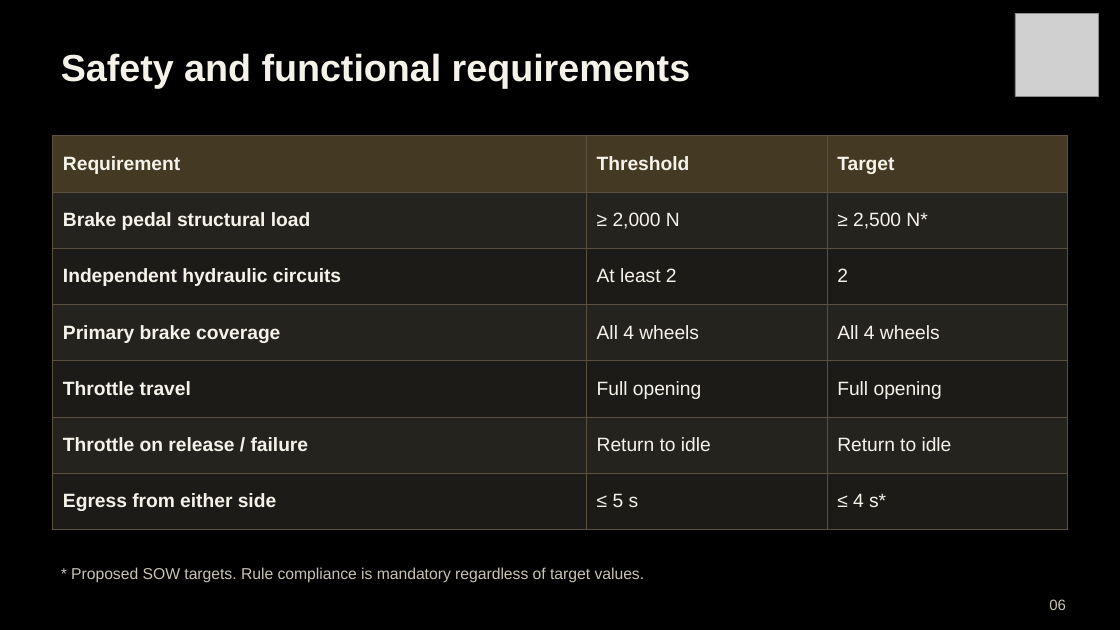
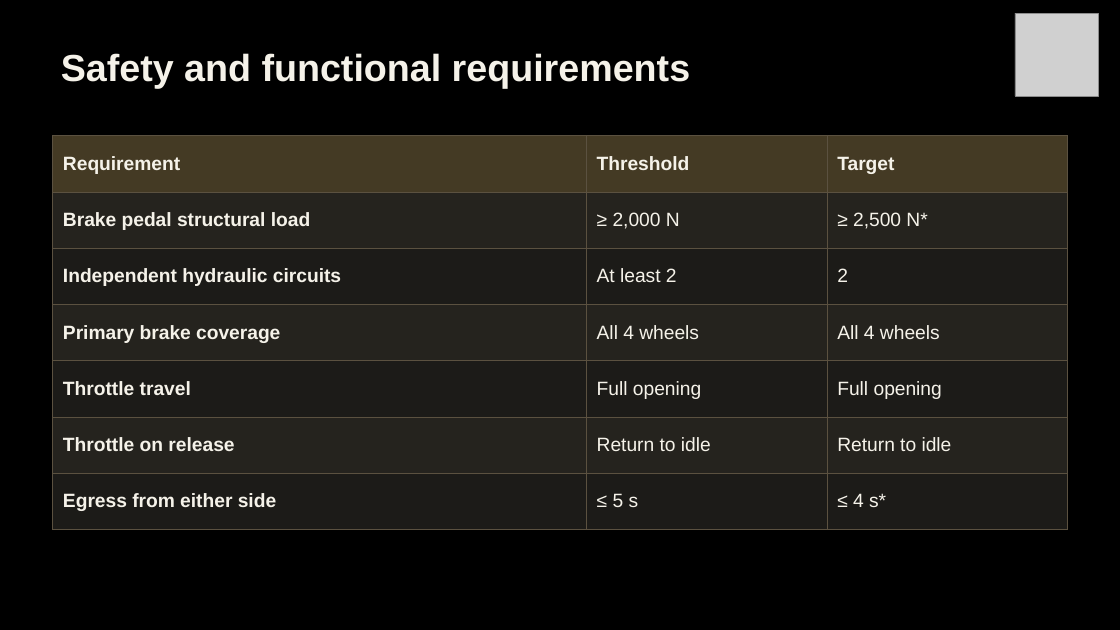
Before and after one commit to Polowater123/Aggie-Baja-Controls-The-A.B.C.-, a slide deck: slide 6 of PDR Draft.pptx. Drawn at 1120x630 pixels with LibreOffice and Linux fonts; fonts in the diff are those of the drawing; grey boxes stand for pictures. Boxes give left, top, right and bottom in pixels: in the first picture for what was removed or moved away, otherwise in the second. Text is boxed around its words. In the diff, an @@ line names an element or a change of style, - is before the commit and + after.

```diff
--- a/PDR Draft.pptx
+++ b/PDR Draft.pptx
@@ table at (52,135,1066,529) @@
-row 6, column 1: Throttle on release / failure
+row 6, column 1: Throttle on release
@@ text removed at (71,567,645,583) @@
-* Proposed SOW targets. Rule compliance is mandatory regardless of target values.
@@ text removed at (1049,599,1066,610) @@
-06
```
Also in this commit, not shown: 37 other slides changed, 2 slides added, 15 slides removed, 1 other file.
